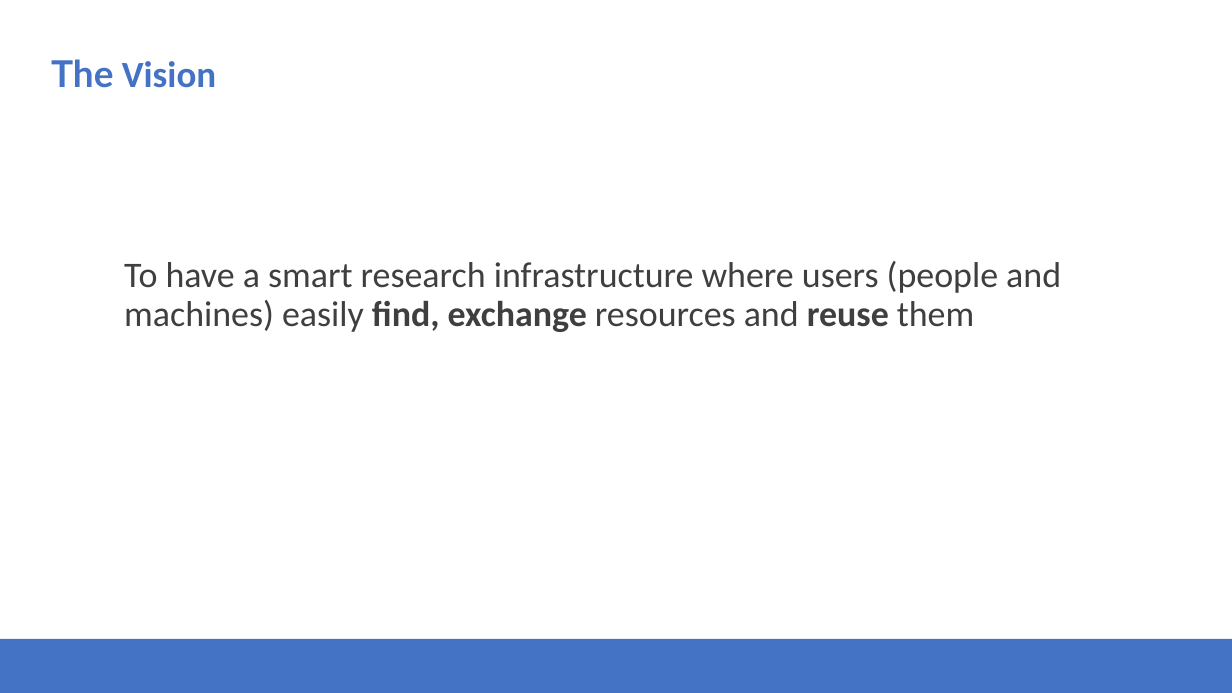
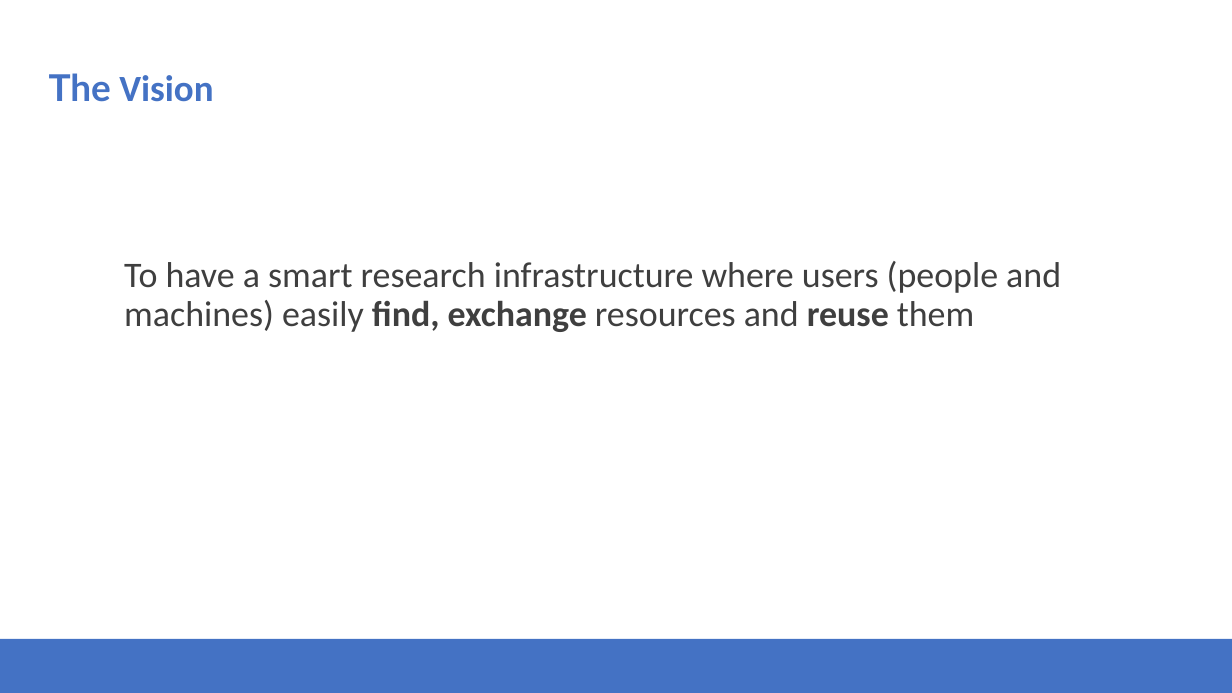
Before and after one commit to Health-RI/health-ri-metadata, a slide deck: slide 2 of Presentations/31082023HRI_Metadata_Schema_ImagingGroup_KickOff.pptx. Drawn at 1232x693 pixels with LibreOffice and Linux fonts; fonts in the diff are those of the drawing; background and template pictures are left out. Boxes give left, top, right and bottom in pixels: in the first picture for what was removed or moved away, otherwise in the second. Text is boxed around its words. In the diff, an @@ line names an element or a change of style, - is before the commit and + after.

```diff
--- a/Presentations/31082023HRI_Metadata_Schema_ImagingGroup_KickOff.pptx
+++ b/Presentations/31082023HRI_Metadata_Schema_ImagingGroup_KickOff.pptx
@@ title "The Vision" moved from (x1=51, y1=59, x2=216, y2=88) to (x1=49, y1=73, x2=213, y2=102) @@
```
Also in this commit, not shown: 16 other slides changed, 1 slide removed.
